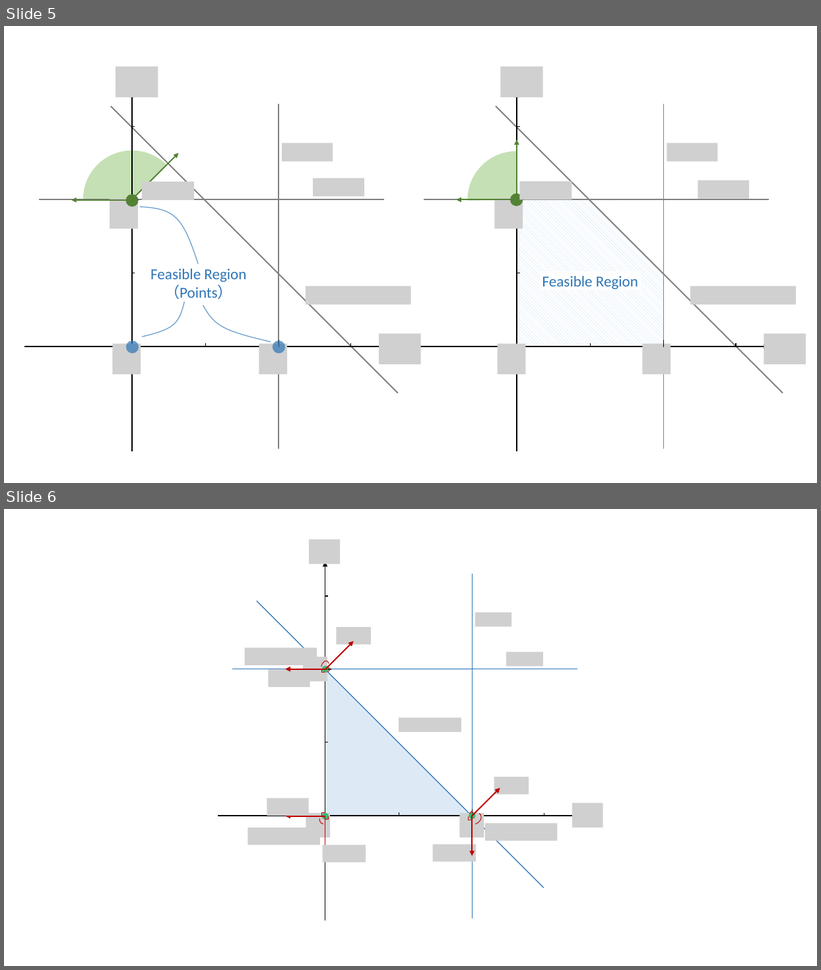
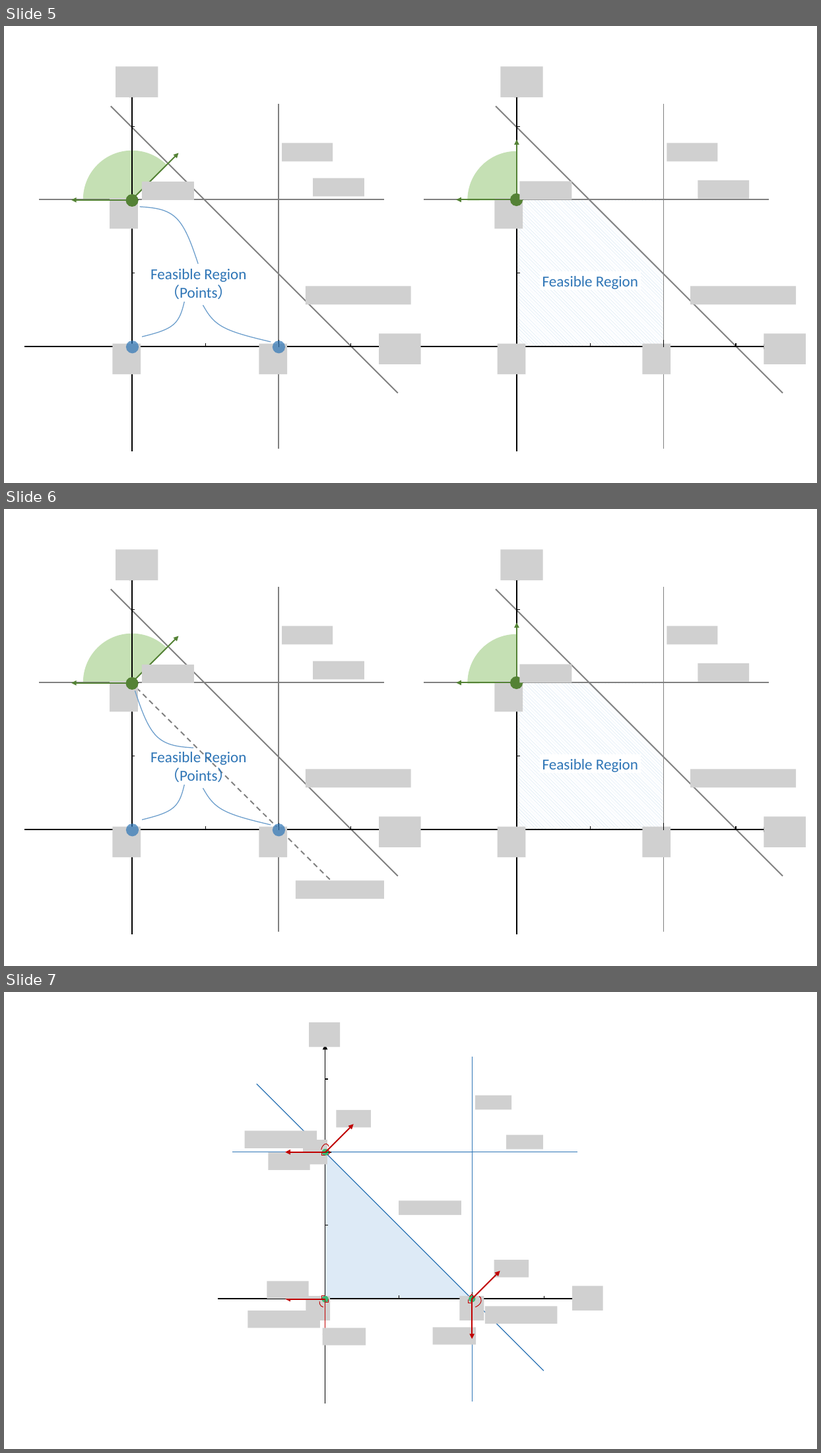
Before and after one commit to khalil-research/CaVE, a slide deck: images/axis.pptx. Shown one above the other, each under a label of ours: slides 5 and 6 before the commit, slides 5, 6 and 7 after it. The pictures are 821x970 and 821x1453 pixels, drawn with LibreOffice and Linux fonts; fonts in the diff are those of the drawing; grey boxes stand for pictures. Boxes give left, top, right and bottom in pixels: in the first picture for what was removed or moved away, otherwise in the second. Text is boxed around its words. In the diff, an @@ line names an element or a change of style, - is before the commit and + after.

Commit message:
subcone plot with convex hull constraint added

```diff
--- a/images/axis.pptx
+++ b/images/axis.pptx
@@ slide 6 added at [4,509,817,966], background #FFFFFF @@
@@ group added at [24,550,806,935]: 18 lines, 18 pictures, 8 arrows, 4 ellipses, 3 freeform shapes, 2 pie slice (boxed as its full ellipse)s, 2 triangles, 2 texts, 1 rectangle @@
+Feasible Region
+Feasible Region
+（Points）
@@ line added from (137, 689) to (331, 882), #808080 1.5 pt dashed @@
@@ picture added at [296,881,384,900] @@
@@ what was slide 6 is now slide 7 @@
```
